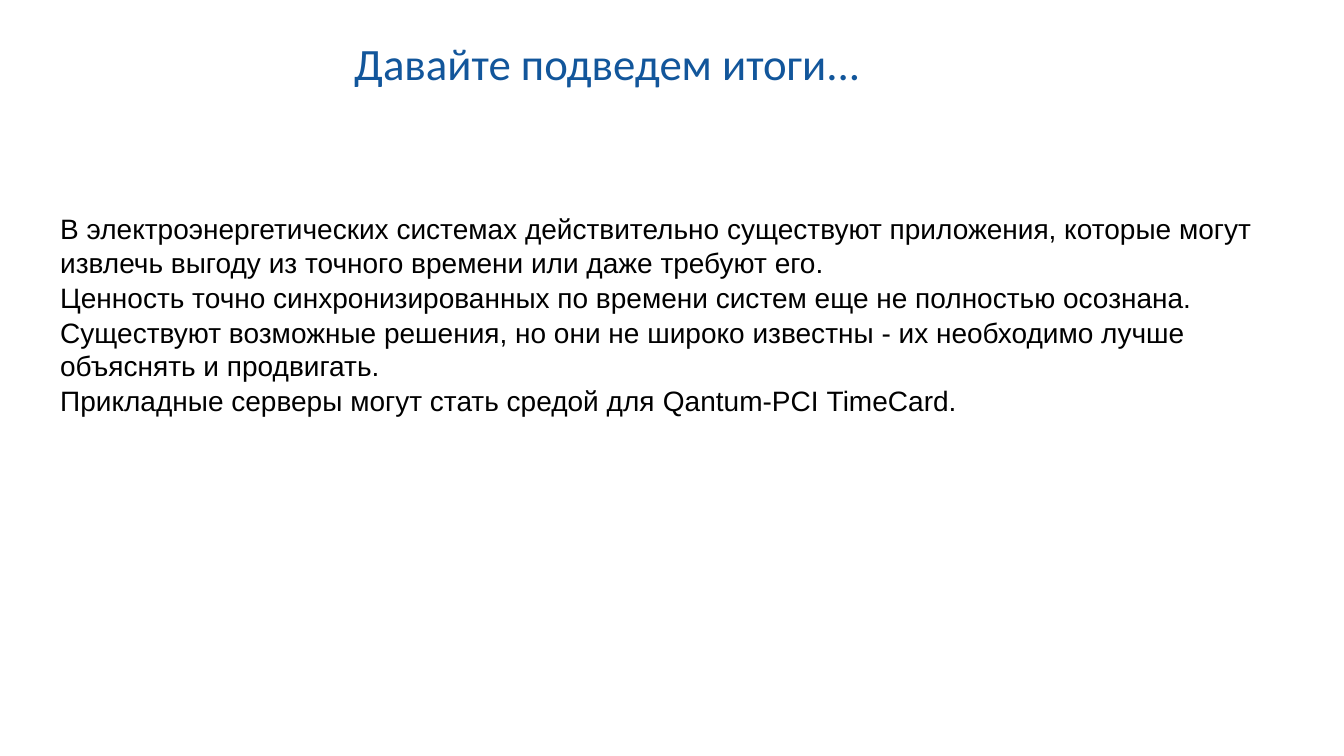
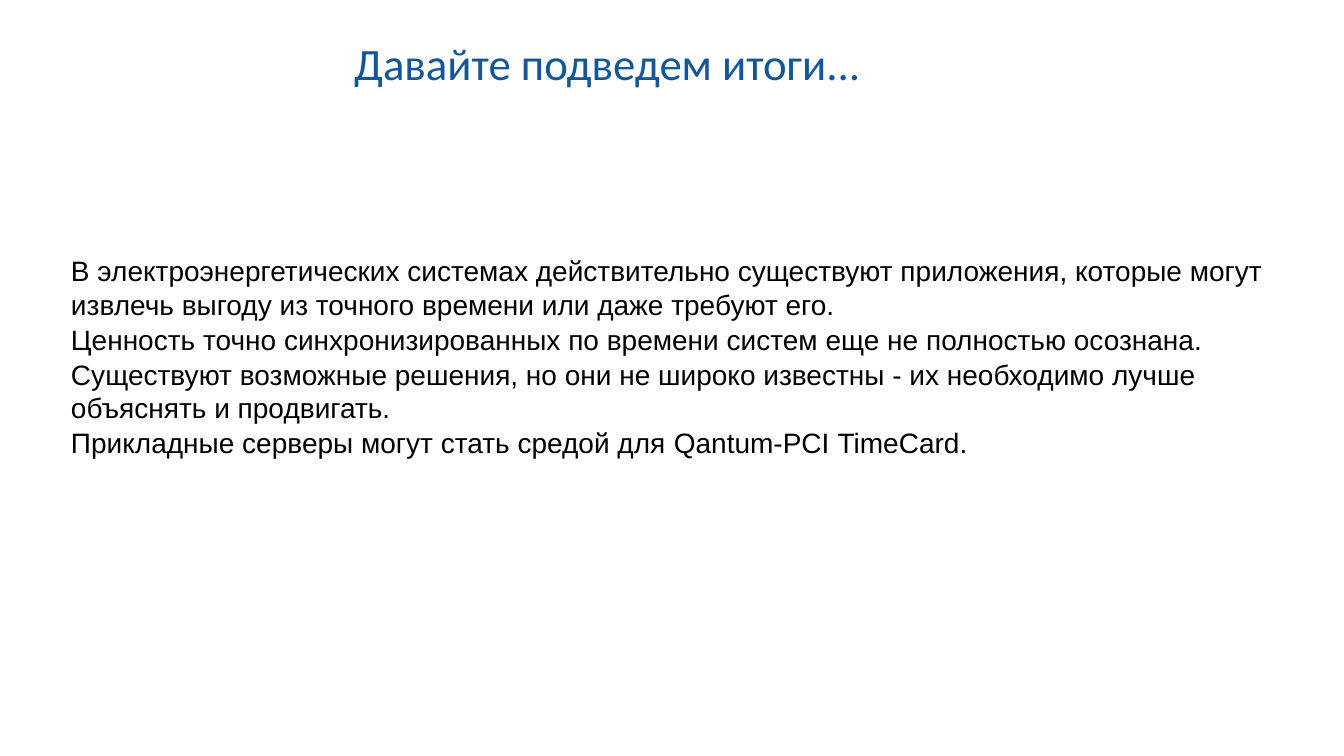
Before and after one commit to SiwaNetwork/QUANTUM, a slide deck: slide 17 of Time-Card/ДОКУМЕНТЫ/МАТЕРИАЛ СТАТЬИ/Применение в энергетике.pptx. Drawn at 1344x756 pixels with LibreOffice and Linux fonts; fonts in the diff are those of the drawing. Boxes give left, top, right and bottom in pixels: in the first picture for what was removed or moved away, otherwise in the second. Text is boxed around its words. In the diff, an @@ line names an element or a change of style, - is before the commit and + after.

```diff
--- a/Time-Card/ДОКУМЕНТЫ/МАТЕРИАЛ СТАТЬИ/Применение в энергетике.pptx
+++ b/Time-Card/ДОКУМЕНТЫ/МАТЕРИАЛ СТАТЬИ/Применение в энергетике.pptx
@@ text "В электроэнергетических системах действительно существуют ...": place and size @@
-text "В электроэнергетических системах действительно существуют ..." at box(60, 218, 1251, 417)
+text "В электроэнергетических системах действительно существуют ..." at box(71, 260, 1262, 459)
```
Also in this commit, not shown: 1 other slide changed, 5 other files.
